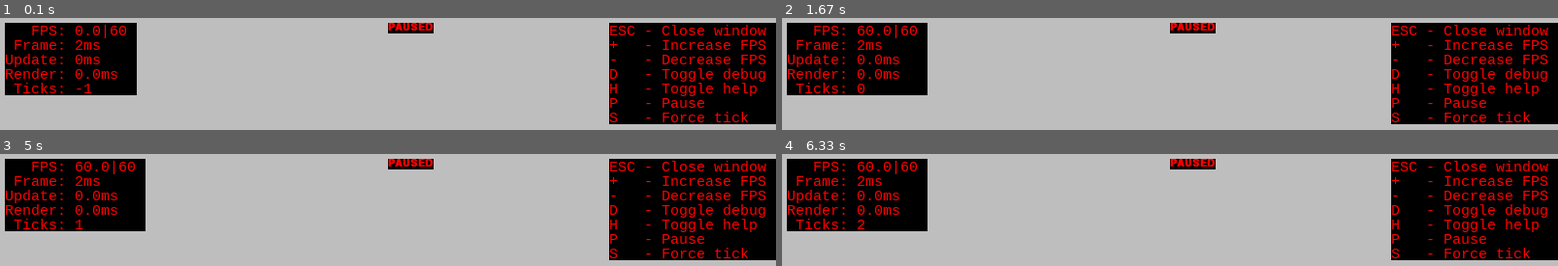
Above: before the commit, frames 1-4 (two rows, left to right).
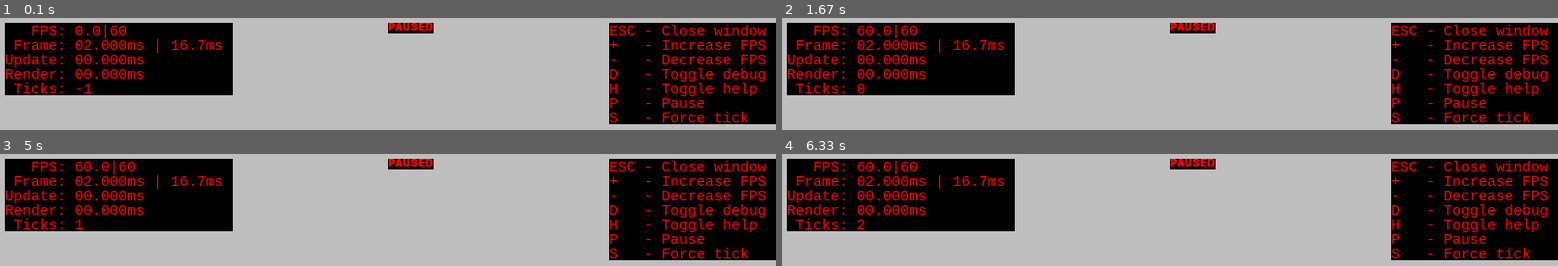
Above: after the commit, the same moments.

Repository: slanda156/python-templates
Game: pygame game, started from pygame/main.py
Same seed, same stepped clock (60 frames per second), same inputs: the game is played once before the commit and once after it.
Inputs:
- Up to frame 1 (0.1 s): no input
- Up to frame 2 (1.67 s): hold D 0.33-0.8 s; hold D 0.83-1.3 s; hold S 1.33-1.63 s
- Up to frame 3 (5 s): hold D 1.67-2.3 s; hold D 2.73-3.2 s; hold D 3.23-3.7 s; hold D 4.07-4.7 s; hold S from 4.73 s (still down)
- Up to frame 4 (6.33 s): release S at 5.1 s; hold D 5.13-5.6 s; hold D 5.63-6.1 s; hold S from 6.13 s (still down)

The runs differ from the first frame. In frame 1, 9.1% of the frame differs, in the area x 9-30%, y 4-69%; in frame 2, 8.5%; in frame 3, 8.5%; in frame 4, 8.5%.

Commit message:
Replaced round with f-string format

Diff:
--- a/pygame/src/app.py
+++ b/pygame/src/app.py
@@ -114,10 +114,10 @@
 
     def renderDebugText(self) -> list[pg.Rect]:
         color =  (255, 0, 0)
-        fpsText = self.debugFont.render(f"   FPS: {round(self.clock.get_fps(), 1)}|{self.fps}", True, color)
-        timeText = self.debugFont.render(f" Frame: {round(self.clock.get_rawtime(), 3)}ms", True, color)
-        updateText = self.debugFont.render(f"Update: {round(self.updateTime, 3)}ms", True, color)
-        renderText = self.debugFont.render(f"Render: {round(self.renderTime, 3)}ms", True, color)
+        fpsText = self.debugFont.render(f"   FPS: {self.clock.get_fps():.1f}|{self.fps}", True, color)
+        timeText = self.debugFont.render(f" Frame: {self.clock.get_rawtime():06.3f}ms | {1000 / self.fps:.1f}ms", True, color)
+        updateText = self.debugFont.render(f"Update: {self.updateTime:06.3f}ms", True, color)
+        renderText = self.debugFont.render(f"Render: {self.renderTime:06.3f}ms", True, color)
         tickText = self.debugFont.render(f" Ticks: {self.frames}", True, color)
         lenghts = [fpsText.get_width(), updateText.get_width(), renderText.get_width(), timeText.get_width(), tickText.get_width()]
         lenght = max(lenghts)
